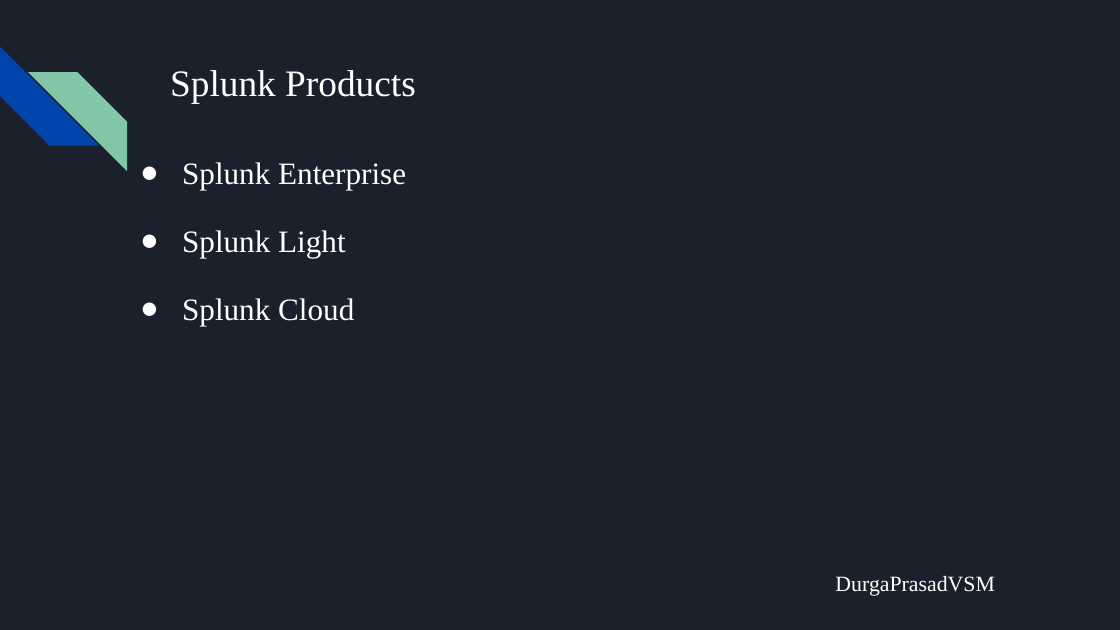
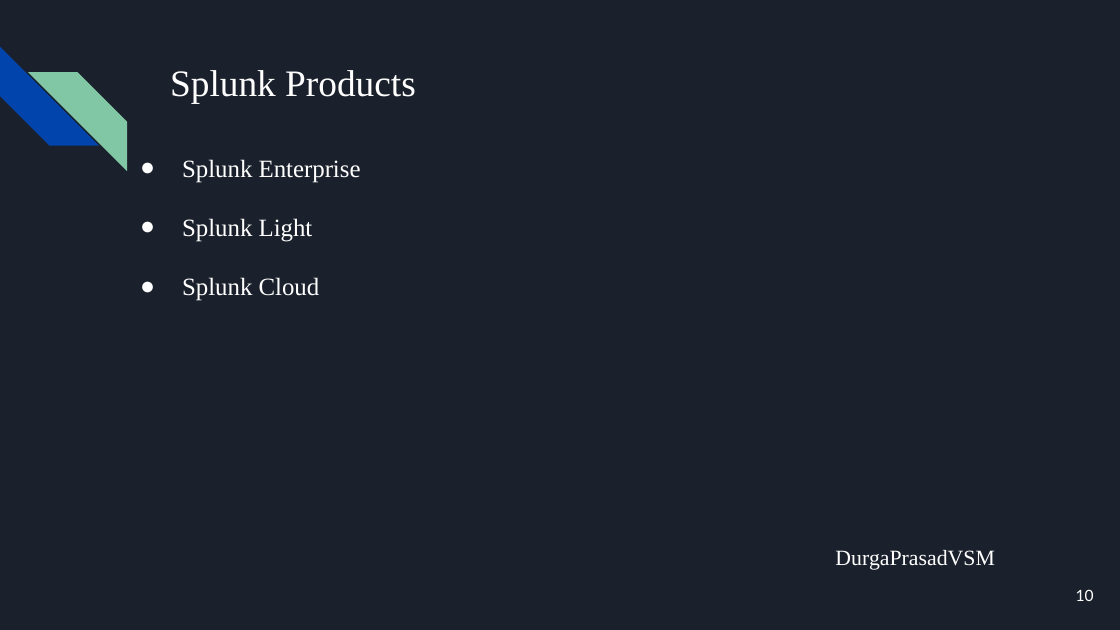
Before and after one commit to VSMDURGAPRASAD/splunk-project, a slide deck: slide 10 of docs/Splunk.pptx. Drawn at 1120x630 pixels with LibreOffice and Linux fonts; fonts in the diff are those of the drawing. Boxes give left, top, right and bottom in pixels: in the first picture for what was removed or moved away, otherwise in the second. Text is boxed around its words. In the diff, an @@ line names an element or a change of style, - is before the commit and + after.

Commit message:
Updated slides with Page alienation and Formatting

```diff
--- a/docs/Splunk.pptx
+++ b/docs/Splunk.pptx
@@ text at box(182, 159, 361, 301): size 20 to 16 pt in "Splunk Enterprise", "Splunk Light", "Splunk Cloud" @@
@@ page number added at box(1076, 589, 1094, 601), 10 pt, text #FFFFFF @@
+10
```
Also in this commit, not shown: 17 other slides changed.
